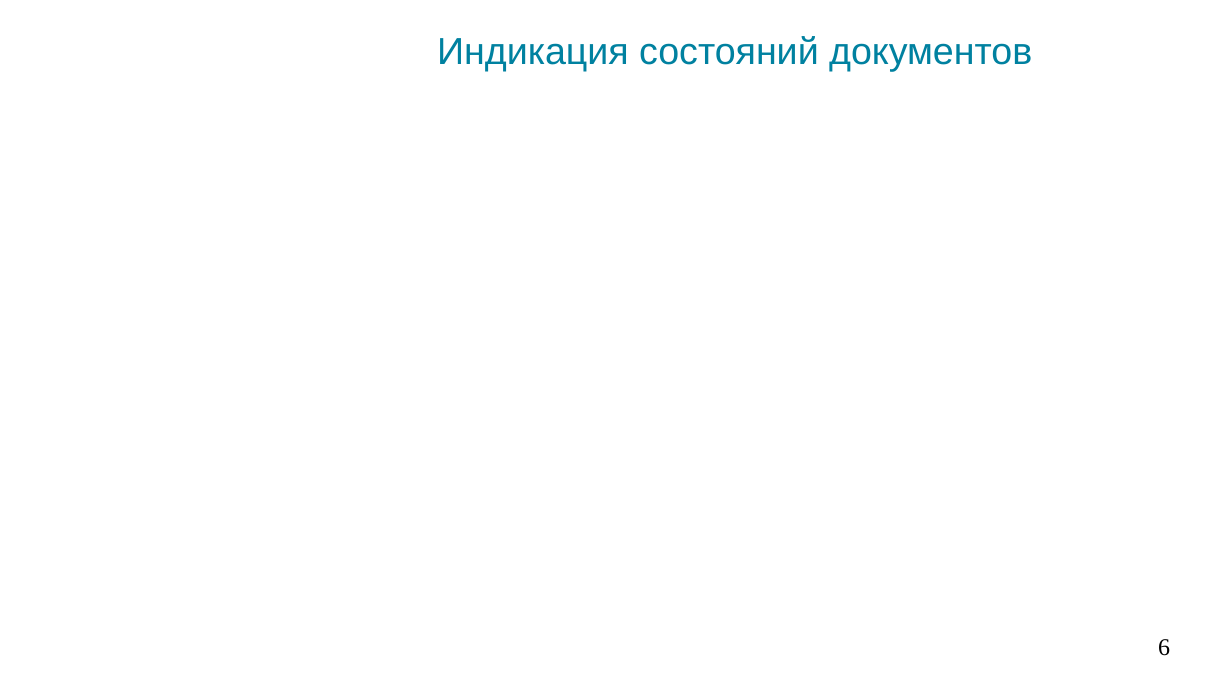
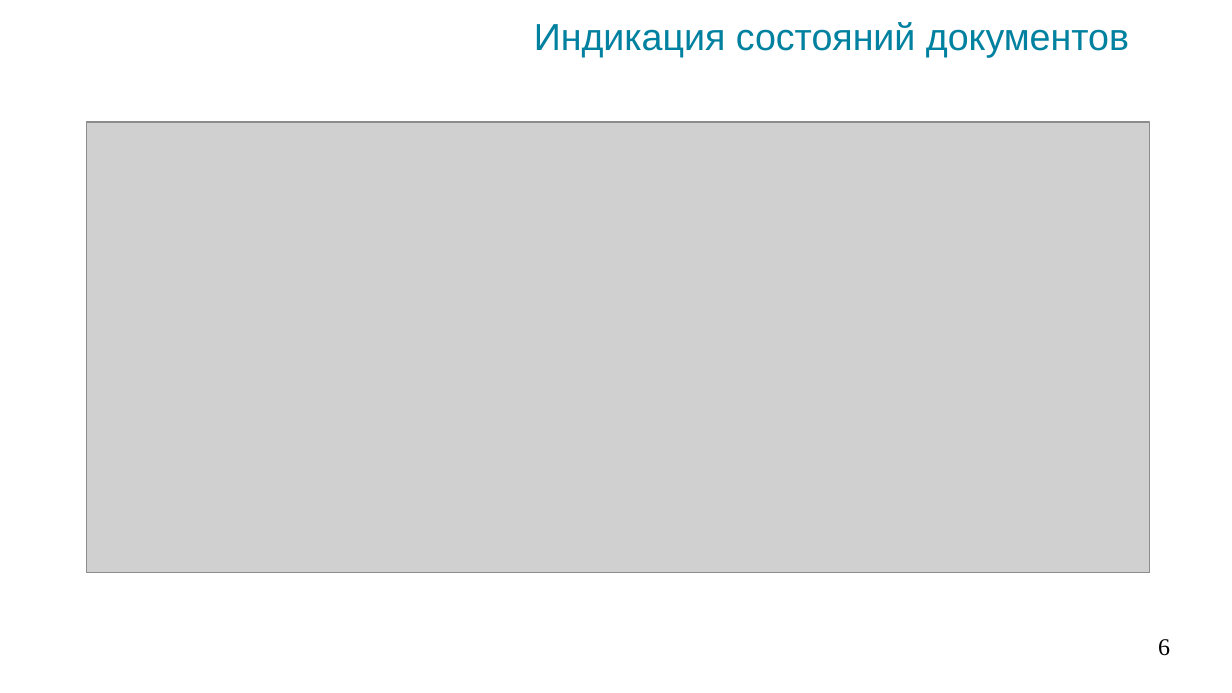
Before and after one commit to kuznetsoviv/krista-attestation-sp2, a slide deck: slide 6 of presentation.pptx. Drawn at 1232x693 pixels with LibreOffice and Linux fonts; fonts in the diff are those of the drawing; grey boxes stand for pictures; background and template pictures are left out. Boxes give left, top, right and bottom in pixels: in the first picture for what was removed or moved away, otherwise in the second. Text is boxed around its words. In the diff, an @@ line names an element or a change of style, - is before the commit and + after.

```diff
--- a/presentation.pptx
+++ b/presentation.pptx
@@ title "Индикация состояний документов": place and size @@
-title "Индикация состояний документов" at [437,36,1032,72]
+title "Индикация состояний документов" at [534,22,1129,57]
@@ picture added at [86,122,1148,573] @@
```
Also in this commit, not shown: 4 other slides changed, 1 slide added, 3 other files.
